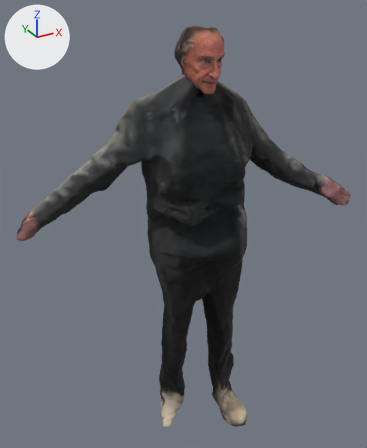
Two versions of the FBX model Assets/Tunnel/Figure/Model/Figure.fbx, one commit apart.
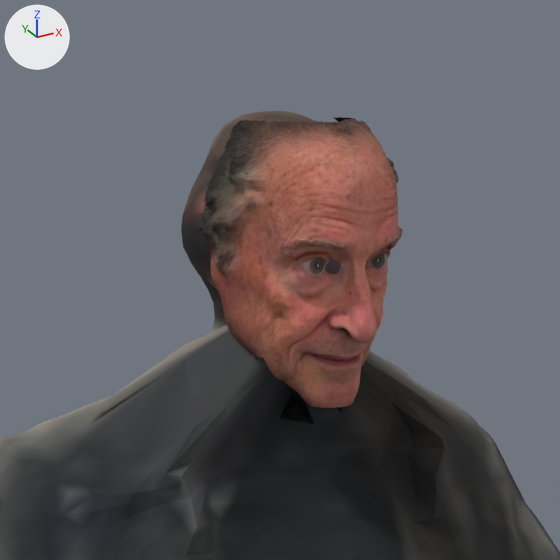
There are two pictures of each version: one whole from a 50 mm camera at (-0.886, -1.493, 1.768) aimed at (-0.024, 0.076, 0.983), one close up on the part from 36% to 71% of the width and 0% to 29% of the height. Every picture has the same lights, and +X, +Y and +Z are marked at upper left. The last two pictures show the newer version. Vertices at exactly the same position are counted once.

The first close-up shows 'FigureBody'.
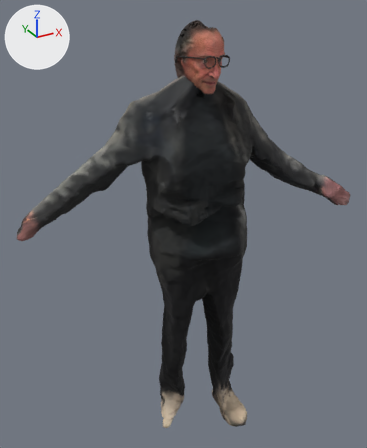
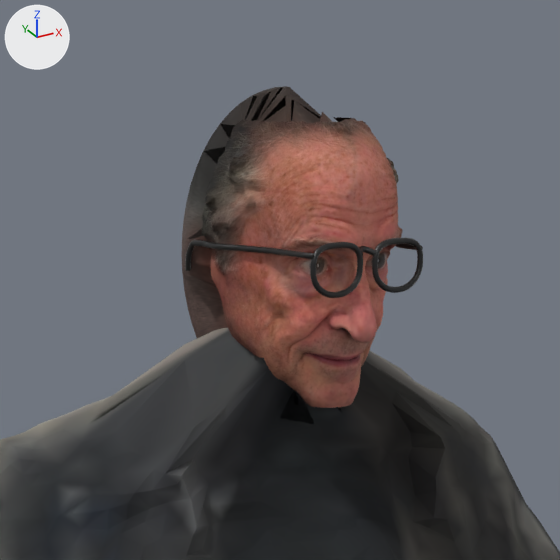
Pixel boxes [x1, y1, x2, y2] of what changed, in the close-ups (560 x 560 px):
'FigureBody', reshaped: before [0, 111, 560, 560]; after [0, 86, 560, 560]
part 1 of me_figurebody, added (black): after [310, 242, 363, 298]
part 2 of me_figurebody, added (black): after [372, 238, 423, 293]
part 3 of me_figurebody, built on: before [182, 111, 386, 329]; after [181, 86, 423, 338]

The edits, one by one:
Picture 'FigureSkull.png' (img_figureskull_png) is new.
Material 'FigureSkull' (mat_figureskull) is new.
Its texture is img_figureskull_png.
Its roughness is 0.9.
Material 'Glasses' (mat_glasses) is new.
Its base color is (0.015, 0.015, 0.015) (black #212121).
Its roughness is 0.35.
me_figurebody is used by ob_figurebody; location (0.0, 0.0, 0.0).
me_figurebody had 25033 vertices, 48947 faces and spanned x -0.66..0.6, y -0.18..0.21, z 0.0..1.7.
me_figurebody now has 27946 vertices, 51308 faces and spans x -0.66..0.6, y -0.18..0.21, z 0.0..1.71.
me_figurebody part 1: a new loose piece of 720 vertices spanning x -0.06..-0.02, y -0.13..-0.12, z 1.58..1.62, in mat_glasses (black #212121).
me_figurebody part 2: a new loose piece of 720 vertices spanning x -0.01..0.03, y -0.12, z 1.58..1.62, in mat_glasses (black #212121).
me_figurebody part 3: 233 vertices moved within x -0.08..0.05, y -0.11..0.07, z 1.55..1.69; 317 vertices removed from x -0.08..0.05, y -0.11..0.07, z 1.53..1.7; 1790 vertices added at x -0.09..0.05, y -0.13..0.08, z 1.48..1.71.
me_figurebody gains material mat_figureskull (picture img_figureskull_png).
me_figurebody gains material mat_glasses (black #212121).
